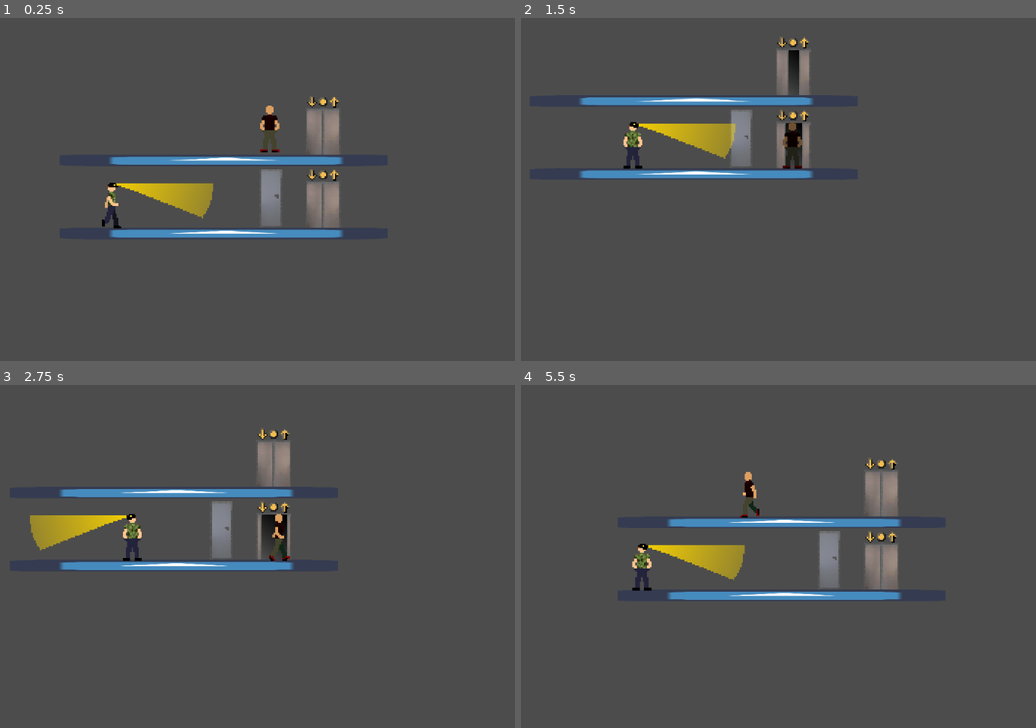
Above: before the commit, frames 1-4 (two rows, left to right).
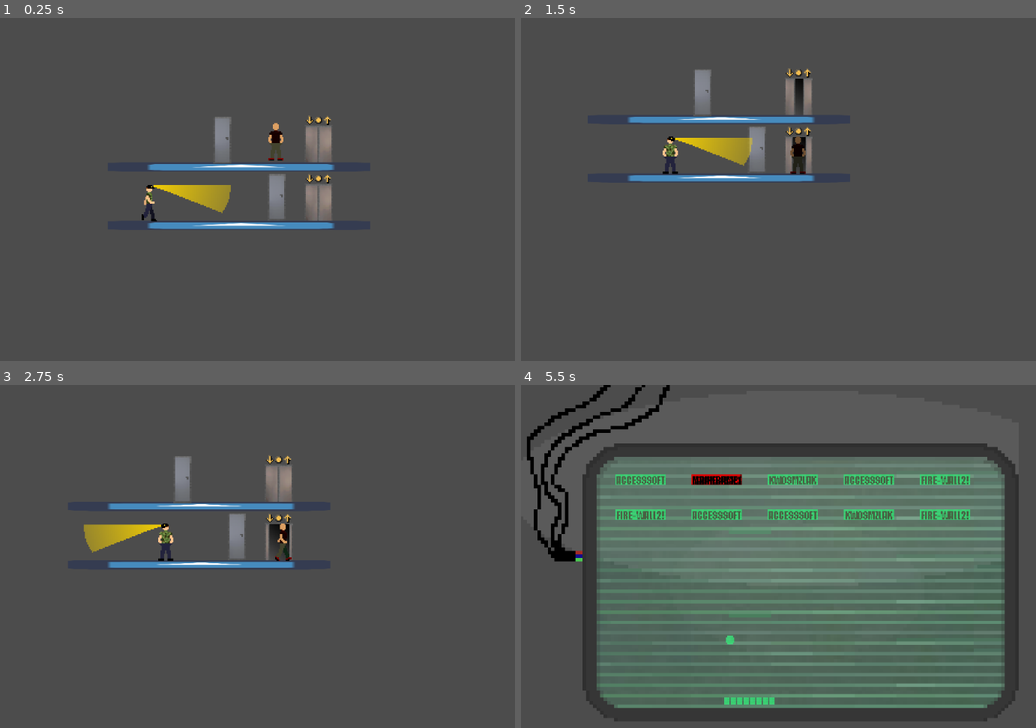
Above: after the commit, the same moments.

Repository: MihkelMK/suitsiidiindiviidid
Game: Godot game, scene res://main/Main.tscn
The game is run twice, just before and just after one commit, with the same random seed, the same clock (stepped at 60 frames per second) and the same inputs. The engine's default icon, where the game draws it, is replaced by a stand-in: a white triangle on a blue panel in a dark square.
Inputs (mouse positions are in pixels of both pictures, inside the frame that each line leads up to):
- Up to frame 1 (0.25 s): no input
- Up to frame 2 (1.5 s): move the mouse to (953, 175) at 0.52 s; hold Right (ui_right) 0.53-1.28 s; hold E 0.53-1.28 s; click (953, 175) at 0.67 s; move the mouse to (701, 210) at 1.27 s; hold Left (ui_left) from 1.28 s (still down); tap E at 1.35 s
- Up to frame 3 (2.75 s): move the mouse to (360, 484) at 2.02 s; release Left (ui_left) at 2.03 s; hold Right (ui_right) from 2.03 s (still down); hold E from 2.03 s (still down)
- Up to frame 4 (5.5 s): move the mouse to (788, 631) at 2.77 s; release E at 2.78 s; tap E at 2.85, 4.35 s; click (788, 631) at 2.92 s; move the mouse to (999, 611) at 3.52 s; release Right (ui_right) at 3.53 s; hold E 3.53-4.28 s; hold Left (ui_left) from 3.53 s (still down); move the mouse to (639, 508) at 4.27 s; move the mouse to (850, 559) at 5.02 s; hold E from 5.03 s (still down); click (850, 559) at 5.17 s

The runs differ from the first frame. In frame 1, 7.2% of the frame differs, in the area x 19-67%, y 22-65%; in frame 2, 7.5%; in frame 3, 7.1%; in frame 4, 51%, in the area x 1-97%, y 0-99%.

Commit message:
implemented pip minigames

Diff:
--- a/src/Player.gd
+++ b/src/Player.gd
@@ -2,9 +2,16 @@
 
 export var speed = 4
 var hiding = false
+var inMiniGame = false
+
+onready var breakout = preload("res://breakout/Breakout.tscn")
+
+func _ready():
+	add_to_group("pausedWhenMini")
 
 # Called every frame. 'delta' is the elapsed time since the previous frame.
 func _process(delta):
+	if inMiniGame: return
 	if !$HideTimeout.is_stopped(): return
 
 	if Input.is_action_pressed("ui_right"):
@@ -36,3 +43,19 @@
 		modulate = Color(0.5,0.5,0.5,1)
 		$CollisionShape2D.disabled = true
 		hiding = true
+
+func pause():
+	inMiniGame = true
+
+func unpause():
+	inMiniGame = false
+
+func startMini(game):
+	if inMiniGame: return
+	$"../../Main".enterMini()
+
+	match game:
+		"breakout":
+			var breakout_instance = breakout.instance()
+			breakout_instance.position=Vector2(-position.x-65,-position.y)
+			add_child(breakout_instance)
--- a/src/breakout/Ball.gd
+++ b/src/breakout/Ball.gd
@@ -14,7 +14,7 @@
 		move_and_collide(reflect)
 
 		if "Floor" in collision.collider.name:
-			get_tree().reload_current_scene()
+			$"../../Breakout".stopGame()
 		elif "Brick" in collision.collider.name:
 			collision.collider.hit()
 
--- a/src/breakout/Breakout.gd
+++ b/src/breakout/Breakout.gd
@@ -32,5 +32,6 @@
 	set_bricks()
 
 func stopGame():
-	$Ball.stopMovement()
-	$Paddle.stopMovement()
+	print("mini")
+	$"../../../Main".exitMini()
+	queue_free()
--- a/src/breakout/Breakout.tscn
+++ b/src/breakout/Breakout.tscn
@@ -15,17 +15,25 @@
 
 [node name="Wall" parent="." instance=ExtResource( 4 )]
 position = Vector2( 152, 8 )
+collision_layer = 128
+collision_mask = 128
 
 [node name="Wall2" parent="." instance=ExtResource( 4 )]
 position = Vector2( 856, 0 )
+collision_layer = 128
+collision_mask = 128
 
 [node name="Roof" type="StaticBody2D" parent="."]
+collision_layer = 128
+collision_mask = 128
 
 [node name="CollisionShape2D" type="CollisionShape2D" parent="Roof"]
 position = Vector2( 508, 128 )
 shape = SubResource( 1 )
 
 [node name="Floor" type="StaticBody2D" parent="."]
+collision_layer = 128
+collision_mask = 128
 
 [node name="CollisionShape2D" type="CollisionShape2D" parent="Floor"]
 position = Vector2( 508, 568 )
@@ -39,9 +47,13 @@
 
 [node name="Paddle" parent="." instance=ExtResource( 1 )]
 position = Vector2( 512, 549 )
+collision_layer = 128
+collision_mask = 128
 
 [node name="Ball" parent="." instance=ExtResource( 2 )]
 position = Vector2( 328, 384 )
+collision_layer = 128
+collision_mask = 128
 
 [node name="ScreenBezzel" type="Sprite" parent="."]
 position = Vector2( -128, 368 )
--- a/src/breakout/Brick.tscn
+++ b/src/breakout/Brick.tscn
@@ -8,6 +8,8 @@
 
 [node name="Brick" type="StaticBody2D"]
 scale = Vector2( 1.5, 1.5 )
+collision_layer = 128
+collision_mask = 128
 script = ExtResource( 2 )
 
 [node name="Sprite" type="Sprite" parent="."]
--- a/src/main/Main.tscn
+++ b/src/main/Main.tscn
@@ -1,14 +1,17 @@
-[gd_scene load_steps=8 format=2]
+[gd_scene load_steps=10 format=2]
 
 [ext_resource path="res://main/Player.tscn" type="PackedScene" id=1]
+[ext_resource path="res://main/Elements/Arcade.tscn" type="PackedScene" id=2]
 [ext_resource path="res://icon.png" type="Texture" id=3]
 [ext_resource path="res://main/Elements/Locker.tscn" type="PackedScene" id=4]
 [ext_resource path="res://main/Elements/Lift.tscn" type="PackedScene" id=5]
 [ext_resource path="res://main/Valvur.tscn" type="PackedScene" id=6]
 [ext_resource path="res://main/TimerNode.tscn" type="PackedScene" id=7]
 [ext_resource path="res://main/FlipNode.tscn" type="PackedScene" id=8]
+[ext_resource path="res://main/Main.gd" type="Script" id=9]
 
 [node name="Main" type="Node"]
+script = ExtResource( 9 )
 
 [node name="Locker" parent="." instance=ExtResource( 4 )]
 position = Vector2( 456, 308 )
@@ -33,16 +36,6 @@
 position = Vector2( 544, 208 )
 goesToPath = NodePath("../LiftBottom")
 
-[node name="Player" parent="." instance=ExtResource( 1 )]
-position = Vector2( 472, 212 )
-
-[node name="Camera2D" type="Camera2D" parent="Player"]
-position = Vector2( 40, 89 )
-current = true
-zoom = Vector2( 0.8, 0.8 )
-smoothing_enabled = true
-smoothing_speed = 4.0
-
 [node name="Valvur" parent="." instance=ExtResource( 6 )]
 position = Vector2( 240, 316 )
 
@@ -61,3 +54,15 @@
 
 [node name="FlipNode3" parent="." instance=ExtResource( 8 )]
 position = Vector2( 384, 296 )
+
+[node name="Arcade" parent="." instance=ExtResource( 2 )]
+position = Vector2( 363, 210 )
+
+[node name="Player" parent="." instance=ExtResource( 1 )]
+position = Vector2( 472, 212 )
+
+[node name="Camera2D" type="Camera2D" parent="Player"]
+position = Vector2( 40, 89 )
+current = true
+smoothing_enabled = true
+smoothing_speed = 4.0
--- a/src/main/Valvur.gd
+++ b/src/main/Valvur.gd
@@ -11,10 +11,14 @@
 var runSpeed = 5
 var currentSpeed = normalSpeed
 var origin = position.x
+var paused = false
+
+func _ready():
+	add_to_group("pausedWhenMini")
 
 # Called every frame. 'delta' is the elapsed time since the previous frame.
 func _physics_process(delta):
-	if wait: return
+	if wait || paused: return
 
 	if chasing:
 		currentSpeed = runSpeed
@@ -57,20 +61,30 @@
 	$Body.animation = "stand"
 	$WaitTime.start(time)
 
+func pause():
+	paused = true
+
+func unpause():
+	paused = false
+
 func _on_WaitTime_timeout():
 	wait = false
 
 func _on_BackViewArea_body_entered(body):
+	if paused: return
 	if "Player" in body.name:
 		chasing = true
 		flip()
 
 func _on_FrontViewArea_body_entered(body):
+	if paused: return
 	if "Player" in body.name:
 		chasing = true
 
 func _on_FrontViewArea_body_exited(body):
+	if paused: return
 	chasing = false
 
 func _on_BackViewArea_body_exited(body):
+	if paused: return
 	chasing = false
--- a/src/project.godot
+++ b/src/project.godot
@@ -13,6 +13,7 @@
 config/name="Moosikook"
 run/main_scene="res://main/Main.tscn"
 config/icon="res://icon.png"
+<<<<<<<Updatedupstreamrun/main_scene="res://breakout/Breakout.tscn"
 
 [gui]
 
